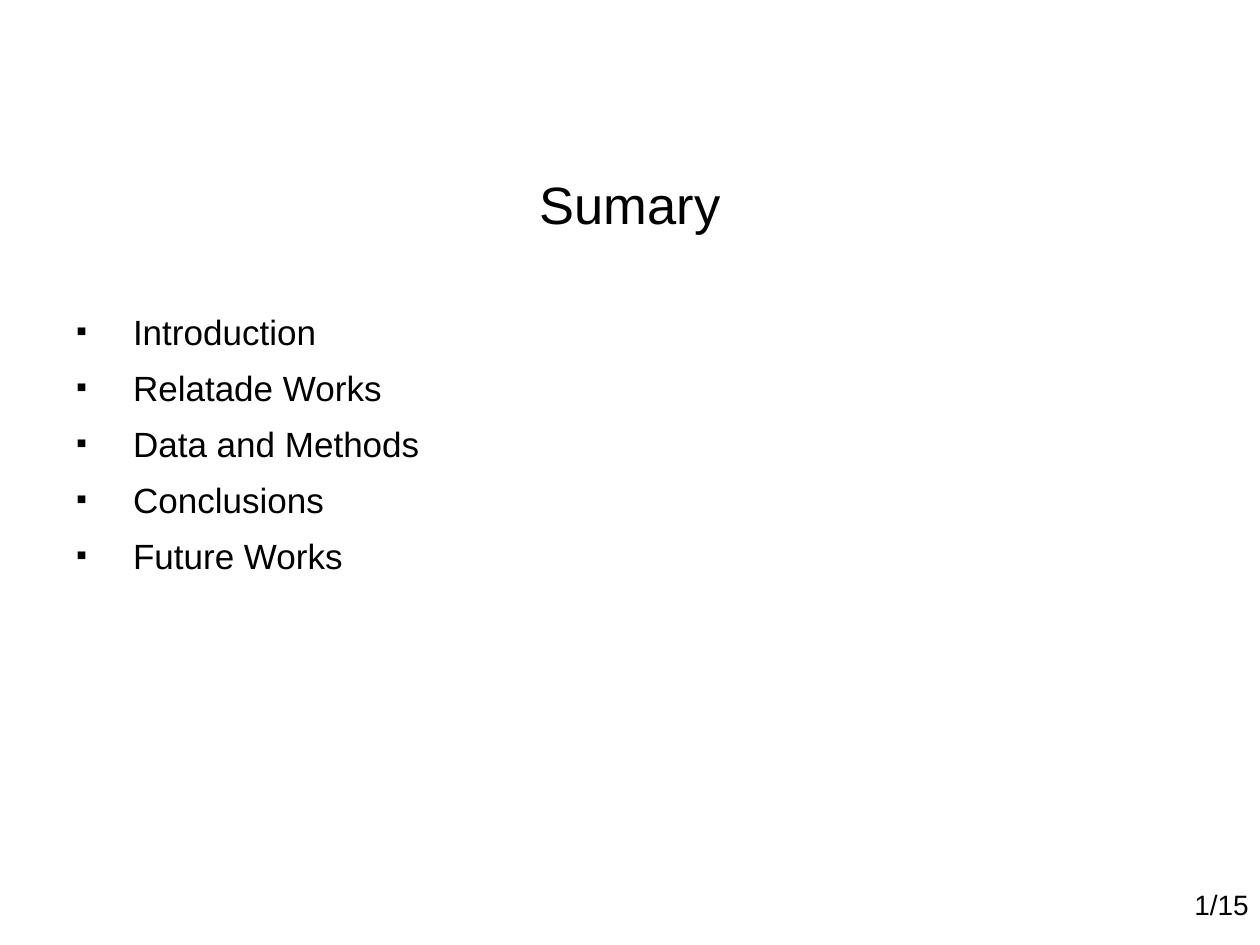
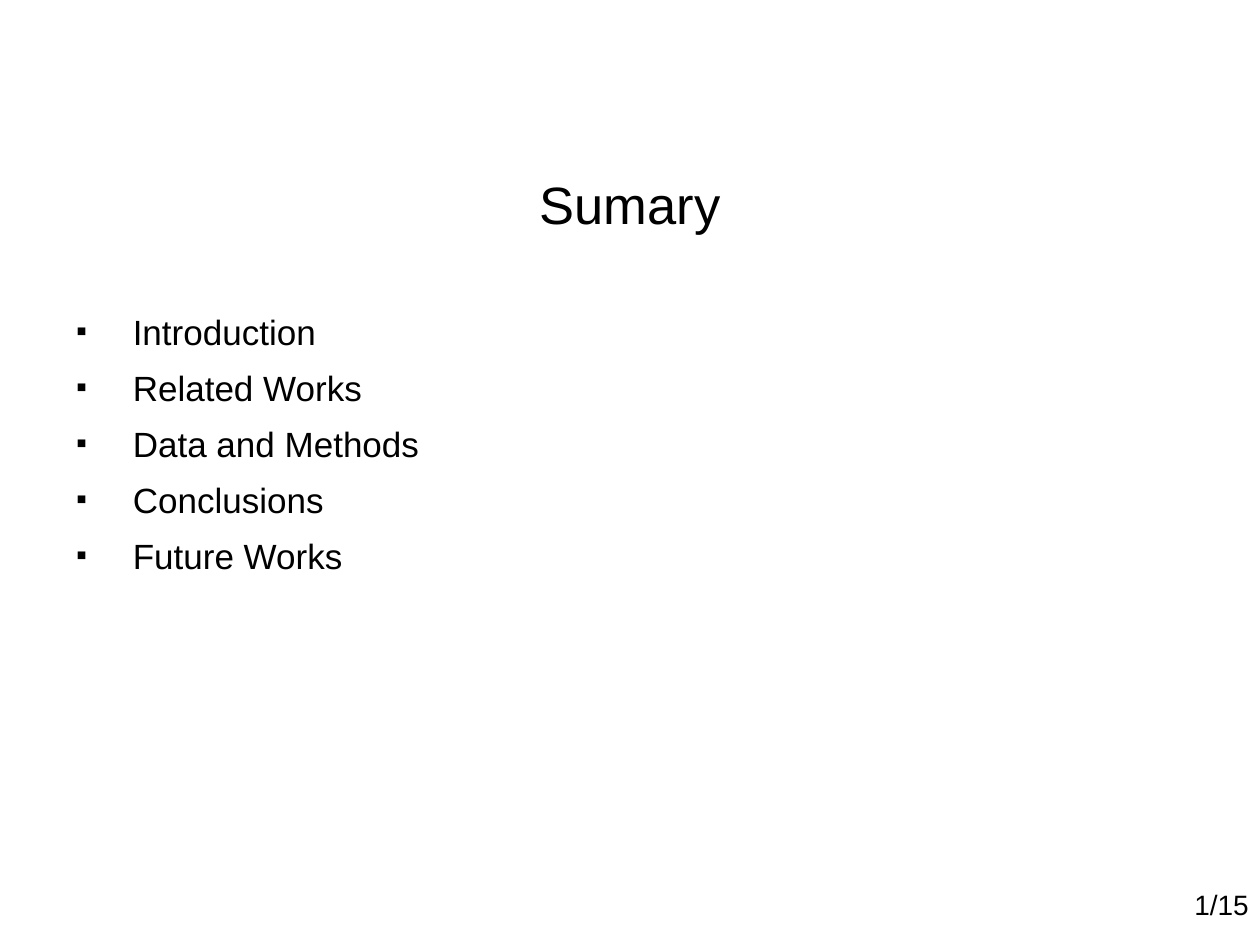
Before and after one commit to paulohq/apresentacao-L2AP, a slide deck: slide 2 of apresentacao-L2AP.ppt. Drawn at 1260x945 pixels with LibreOffice and Linux fonts; fonts in the diff are those of the drawing; background and template pictures are left out. Boxes give left, top, right and bottom in pixels: in the first picture for what was removed or moved away, otherwise in the second. Text is boxed around its words. In the diff, an @@ line names an element or a change of style, - is before the commit and + after.

```diff
--- a/apresentacao-L2AP.ppt
+++ b/apresentacao-L2AP.ppt
@@ text at (x1=133, y1=375, x2=362, y2=402): text changed @@
-■ Relatade Works
+■ Related Works
```
Also in this commit, not shown: 9 other slides changed, 2 other files.
